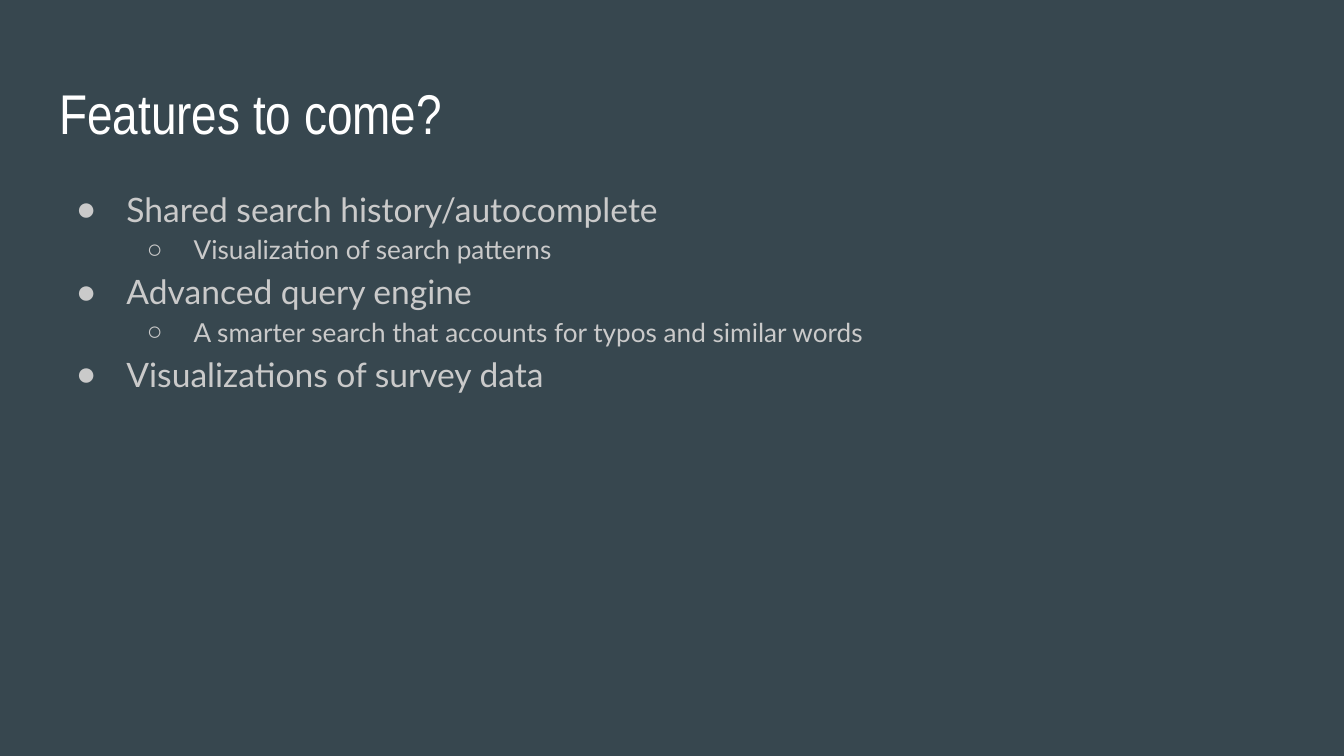
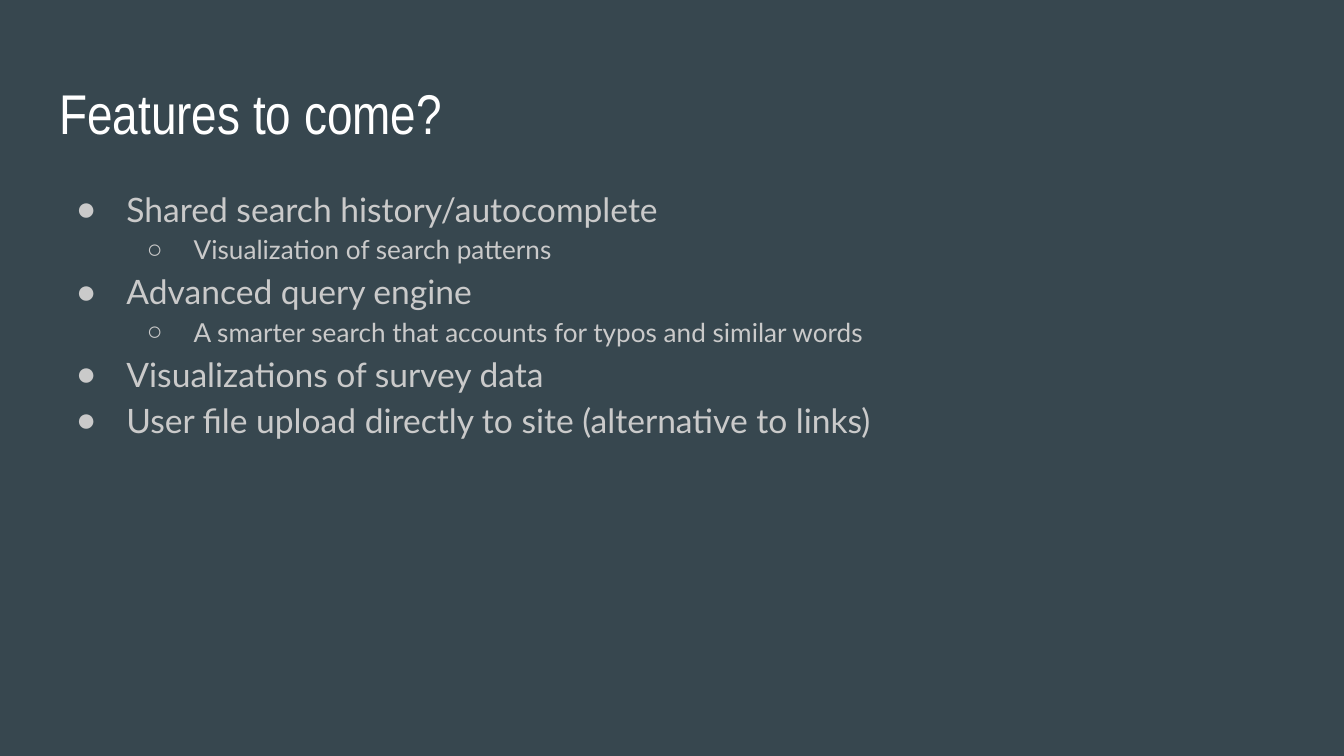
Before and after one commit to bethbailey/survey-search, a slide deck: slide 8 of Final Presentation/Final CS Project Presentation.pptx (slide 7 before the commit). Drawn at 1344x756 pixels with LibreOffice and Linux fonts; fonts in the diff are those of the drawing. Boxes give left, top, right and bottom in pixels: in the first picture for what was removed or moved away, otherwise in the second. Text is boxed around its words. In the diff, an @@ line names an element or a change of style, - is before the commit and + after.

```diff
--- a/Final Presentation/Final CS Project Presentation.pptx
+++ b/Final Presentation/Final CS Project Presentation.pptx
@@ text at (126, 407, 871, 439): paragraph added @@
+● User file upload directly to site (alternative to links)
```
Also in this commit, not shown: 2 other slides changed, 1 slide added, 2 other files.
